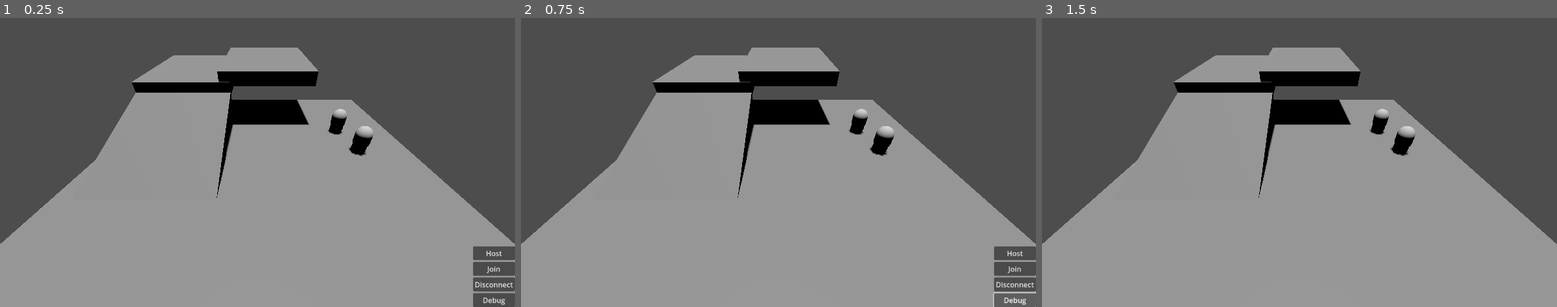
Above: before the commit, frames 1-3 (left to right).
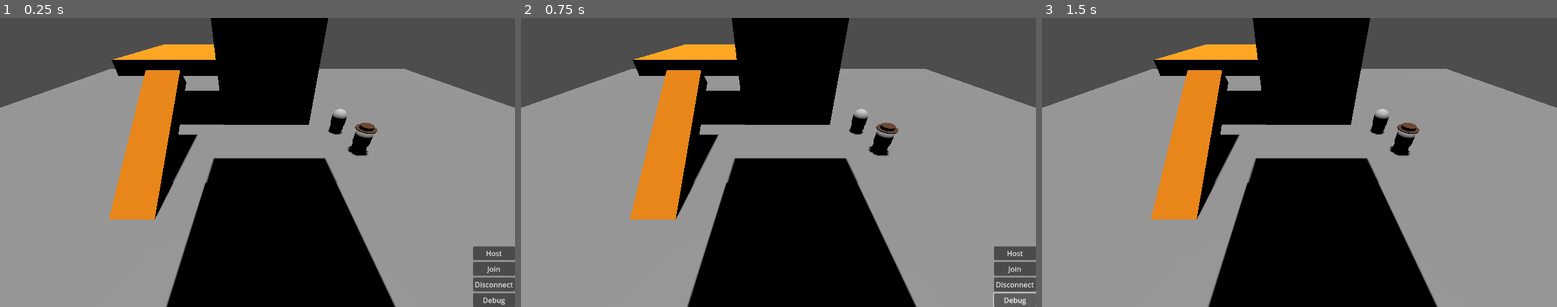
Above: after the commit, the same moments.

Repository: blondeman/congenial-soul
Game: Godot game, scene res://scenes/scene_manager.tscn
Two runs of this game, one before a commit and one after it. Both use one fixed random seed, a clock stepped at 60 frames per second and the inputs below.
Inputs:
- Up to frame 1 (0.25 s): no input
- Up to frame 2 (0.75 s): click "Debug" at 0.5 s
- Up to frame 3 (1.5 s): click "Host" at 1.25 s

The runs differ from the first frame. In frame 1, 50% of the frame differs, in the area x 0-100%, y 0-100%; in frame 2, 50%; in frame 3, 50%.
Error in both runs: Invalid access to property or key 'players' on a base object of type 'Node (PlayerManager.gd)'. (res://scripts/Lobby.gd:42)

Commit message:
wayfinder wall jump

Diff:
--- a/congenial-soul/scenes/game.tscn
+++ b/congenial-soul/scenes/game.tscn
@@ -1,21 +1,52 @@
-[gd_scene load_steps=7 format=3 uid="uid://eq1pgsn2bp3k"]
+[gd_scene load_steps=16 format=3 uid="uid://eq1pgsn2bp3k"]
 
 [ext_resource type="PackedScene" uid="uid://bevsw56gvujil" path="res://scenes/player/vessels/vessel.tscn" id="1_uwrxv"]
 [ext_resource type="PackedScene" uid="uid://b0d34532ljupb" path="res://scenes/player/vessels/wayfinder.tscn" id="2_yqjtg"]
 
 [sub_resource type="BoxShape3D" id="BoxShape3D_uwrxv"]
-size = Vector3(20, 1, 20)
+size = Vector3(50, 1, 50)
 
 [sub_resource type="BoxMesh" id="BoxMesh_uwrxv"]
 resource_local_to_scene = true
-size = Vector3(20, 1, 20)
+size = Vector3(50, 1, 50)
 
-[sub_resource type="BoxShape3D" id="BoxShape3D_8cj0n"]
+[sub_resource type="BoxShape3D" id="BoxShape3D_yqjtg"]
+size = Vector3(2, 1, 9)
+
+[sub_resource type="BoxMesh" id="BoxMesh_lnu2h"]
+resource_local_to_scene = true
+size = Vector3(2, 1, 9)
+
+[sub_resource type="StandardMaterial3D" id="StandardMaterial3D_yqjtg"]
+albedo_color = Color(0.97939104, 0.55951136, 7.315874e-06, 1)
+
+[sub_resource type="BoxShape3D" id="BoxShape3D_lbhrr"]
 size = Vector3(7, 1, 9)
 
-[sub_resource type="BoxMesh" id="BoxMesh_8cj0n"]
+[sub_resource type="BoxMesh" id="BoxMesh_iywne"]
 resource_local_to_scene = true
 size = Vector3(7, 1, 9)
+
+[sub_resource type="BoxShape3D" id="BoxShape3D_p57ef"]
+size = Vector3(7, 10, 9)
+
+[sub_resource type="BoxMesh" id="BoxMesh_u5sy4"]
+resource_local_to_scene = true
+size = Vector3(7, 10, 9)
+
+[sub_resource type="BoxShape3D" id="BoxShape3D_lnu2h"]
+size = Vector3(7, 10, 2)
+
+[sub_resource type="BoxMesh" id="BoxMesh_lbhrr"]
+resource_local_to_scene = true
+size = Vector3(7, 10, 2)
+
+[sub_resource type="BoxShape3D" id="BoxShape3D_iywne"]
+size = Vector3(7, 2, 7)
+
+[sub_resource type="BoxMesh" id="BoxMesh_p57ef"]
+resource_local_to_scene = true
+size = Vector3(7, 2, 7)
 
 [node name="game_world" type="Node3D"]
 
@@ -32,38 +63,65 @@
 transform = Transform3D(1, 0, 0, 0, 1, 0, 0, 0, 1, 0, -0.5, 0)
 mesh = SubResource("BoxMesh_uwrxv")
 
-[node name="floor2" type="StaticBody3D" parent="map"]
-transform = Transform3D(1, 0, 0, 0, 0.9524915, 0.30456507, 0, -0.30456507, 0.9524915, 5.4832106, 1.2383995, 0)
+[node name="block" type="StaticBody3D" parent="map"]
+transform = Transform3D(1, 2.1350768e-08, 1.0187456e-08, -2.3439165e-08, 0.8359606, 0.5487894, 3.2007605e-09, -0.5487894, 0.8359606, 5.4832106, 2.0936508, -1.8276823)
 
-[node name="CollisionShape3D" type="CollisionShape3D" parent="map/floor2"]
+[node name="CollisionShape3D" type="CollisionShape3D" parent="map/block"]
 transform = Transform3D(1, 0, 0, 0, 1, 0, 0, 0, 1, 0, -0.5, 0)
-shape = SubResource("BoxShape3D_8cj0n")
+shape = SubResource("BoxShape3D_yqjtg")
 
-[node name="MeshInstance3D" type="MeshInstance3D" parent="map/floor2"]
+[node name="MeshInstance3D" type="MeshInstance3D" parent="map/block"]
 transform = Transform3D(1, 0, 0, 0, 1, 2.6013366e-08, 0, -2.6013366e-08, 1, 0, -0.5, 0)
-mesh = SubResource("BoxMesh_8cj0n")
+mesh = SubResource("BoxMesh_lnu2h")
+surface_material_override/0 = SubResource("StandardMaterial3D_yqjtg")
 
-[node name="floor3" type="StaticBody3D" parent="map"]
-transform = Transform3D(1, 0, 0, 0, 0.9988634, 0.04766433, 0, -0.04766433, 0.9988634, 5.4832106, 3.5301297, 8.649468)
+[node name="block2" type="StaticBody3D" parent="map"]
+transform = Transform3D(1, 0, 0, 0, 1, 0, 0, 0, 1, 6.2333612, 4.728098, 8.649468)
 
-[node name="CollisionShape3D" type="CollisionShape3D" parent="map/floor3"]
+[node name="CollisionShape3D" type="CollisionShape3D" parent="map/block2"]
 transform = Transform3D(1, 0, 0, 0, 1, 0, 0, 0, 1, 0, -0.5, 0)
-shape = SubResource("BoxShape3D_8cj0n")
+shape = SubResource("BoxShape3D_lbhrr")
 
-[node name="MeshInstance3D" type="MeshInstance3D" parent="map/floor3"]
+[node name="MeshInstance3D" type="MeshInstance3D" parent="map/block2"]
 transform = Transform3D(1, 0, 0, 0, 1, 2.6013366e-08, 0, -2.6013366e-08, 1, 0, -0.5, 0)
-mesh = SubResource("BoxMesh_8cj0n")
+mesh = SubResource("BoxMesh_iywne")
+surface_material_override/0 = SubResource("StandardMaterial3D_yqjtg")
 
-[node name="floor4" type="StaticBody3D" parent="map"]
-transform = Transform3D(1, 0, 0, 0, 0.9988634, 0.04766433, 0, -0.04766433, 0.9988634, -0.71627474, 4.247388, 8.649468)
+[node name="block3" type="StaticBody3D" parent="map"]
+transform = Transform3D(1, 0, 0, 0, 1, 0, 0, 0, 1, -0.71627474, 5.2224865, 8.649468)
 
-[node name="CollisionShape3D" type="CollisionShape3D" parent="map/floor4"]
+[node name="CollisionShape3D" type="CollisionShape3D" parent="map/block3"]
 transform = Transform3D(1, 0, 0, 0, 1, 0, 0, 0, 1, 0, -0.5, 0)
-shape = SubResource("BoxShape3D_8cj0n")
+shape = SubResource("BoxShape3D_p57ef")
 
-[node name="MeshInstance3D" type="MeshInstance3D" parent="map/floor4"]
-transform = Transform3D(1, 0, 0, 0, 1, 2.6013366e-08, 0, -2.6013366e-08, 1, 0, -0.5, 0)
-mesh = SubResource("BoxMesh_8cj0n")
+[node name="MeshInstance3D" type="MeshInstance3D" parent="map/block3"]
+transform = Transform3D(1, 0, 0, 0, 1, 0, 0, 0, 1, 0, -0.5, 0)
+mesh = SubResource("BoxMesh_u5sy4")
+surface_material_override/0 = SubResource("StandardMaterial3D_yqjtg")
+
+[node name="block4" type="StaticBody3D" parent="map"]
+transform = Transform3D(1, 0, 0, 0, 1, 0, 0, 0, 1, -0.71627384, 12.461952, -1.5167176)
+
+[node name="CollisionShape3D" type="CollisionShape3D" parent="map/block4"]
+transform = Transform3D(1, 0, 0, 0, 1, 0, 0, 0, 1, 0, -0.5, 0)
+shape = SubResource("BoxShape3D_lnu2h")
+
+[node name="MeshInstance3D" type="MeshInstance3D" parent="map/block4"]
+transform = Transform3D(1, 0, 0, 0, 1, 0, 0, 0, 1, 0, -0.5, 0)
+mesh = SubResource("BoxMesh_lbhrr")
+surface_material_override/0 = SubResource("StandardMaterial3D_yqjtg")
+
+[node name="block5" type="StaticBody3D" parent="map"]
+transform = Transform3D(1, 0, 0, 0, 1, 0, 0, 0, 1, -0.7162734, 17.133213, -5.9199853)
+
+[node name="CollisionShape3D" type="CollisionShape3D" parent="map/block5"]
+transform = Transform3D(1, 0, 0, 0, 1, 0, 0, 0, 1, 0, -0.5, 0)
+shape = SubResource("BoxShape3D_iywne")
+
+[node name="MeshInstance3D" type="MeshInstance3D" parent="map/block5"]
+transform = Transform3D(1, 0, 0, 0, 1, 0, 0, 0, 1, 0, -0.5, 0)
+mesh = SubResource("BoxMesh_p57ef")
+surface_material_override/0 = SubResource("StandardMaterial3D_yqjtg")
 
 [node name="DirectionalLight3D" type="DirectionalLight3D" parent="."]
 transform = Transform3D(1, 0, 0, 0, -4.371139e-08, 1, 0, -1, -4.371139e-08, 0, 0, 0)
@@ -81,3 +139,4 @@
 
 [node name="wayfinder" parent="." instance=ExtResource("2_yqjtg")]
 transform = Transform3D(1, 0, 0, 0, 1, 0, 0, 0, 1, 6.5939064, 1, -0.30601653)
+wall_coyote_time = 0.15
--- a/congenial-soul/scenes/player/vessels/wayfinder.tscn
+++ b/congenial-soul/scenes/player/vessels/wayfinder.tscn
@@ -17,9 +17,23 @@
 shader = ExtResource("4_wv8dv")
 shader_parameter/base_color = Color(1, 1, 1, 1)
 
+[sub_resource type="CylinderMesh" id="CylinderMesh_0h66k"]
+top_radius = 0.6
+bottom_radius = 0.6
+height = 0.05
+
+[sub_resource type="StandardMaterial3D" id="StandardMaterial3D_wv8dv"]
+albedo_color = Color(0.38955814, 0.24640289, 0.1546027, 1)
+
+[sub_resource type="CylinderMesh" id="CylinderMesh_p3a5t"]
+top_radius = 0.4
+bottom_radius = 0.4
+height = 0.2
+
 [node name="wayfinder" instance=ExtResource("1_x7smh")]
 script = ExtResource("2_y86p1")
 glide_velocity = -2
+slide_velocity = -2
 
 [node name="MeshInstance3D" parent="graphics" index="0"]
 surface_material_override/0 = SubResource("ShaderMaterial_p3a5t")
@@ -29,3 +43,13 @@
 
 [node name="MeshInstance3D3" parent="graphics" index="2"]
 surface_material_override/0 = SubResource("ShaderMaterial_p3a5t")
+
+[node name="MeshInstance3D6" type="MeshInstance3D" parent="graphics" index="5"]
+transform = Transform3D(1, 0, 0, 0, 1, 0, 0, 0, 1, 0, 0.6217512, 0)
+mesh = SubResource("CylinderMesh_0h66k")
+surface_material_override/0 = SubResource("StandardMaterial3D_wv8dv")
+
+[node name="MeshInstance3D7" type="MeshInstance3D" parent="graphics" index="6"]
+transform = Transform3D(1, 0, 0, 0, 1, 0, 0, 0, 1, 0, 0.73560786, 0)
+mesh = SubResource("CylinderMesh_p3a5t")
+surface_material_override/0 = SubResource("StandardMaterial3D_wv8dv")
--- a/congenial-soul/scripts/player/vessels/Vessel.gd
+++ b/congenial-soul/scripts/player/vessels/Vessel.gd
@@ -1,12 +1,21 @@
 @abstract class_name Vessel extends CharacterBody3D
 
-@export var speed: float = 10
-@export var jump_force: float = 10
+@export_group("Movement")
+@export var speed: float = 8
+@export var ground_accel: float = 100
+@export var air_accel: float = 20
+@export var jump_force: float = 12
+@export var coyote_time := 0.15
+
+@export_group("References")
 @export var mesh: MeshInstance3D
 @export var graphics: Node3D
 @export var camera_target: Node3D
+
+@export_group("Colors")
 @export var default_color: Color = Color.LIGHT_GRAY
 
+var coyote_timer := 0.0
 var last_direction: Vector2 = Vector2.ZERO
 
 func _enter_tree():
@@ -46,25 +55,44 @@
 			velocity.z = 0
 		return
 
+	_process_vertical(delta)
 	_process_horizontal(delta)
-	_process_vertical(delta)
 	_process_abilities(delta)
 
 
 func _process_horizontal(delta: float):
-	var input_direction = Vector2(Input.get_axis("left", "right"), Input.get_axis("down", "up")).normalized()
-	var forward = -get_viewport().get_camera_3d().global_transform.basis.z
-	var right = get_viewport().get_camera_3d().global_transform.basis.x
+	var input_dir = Vector2(
+		Input.get_axis("left", "right"),
+		Input.get_axis("down", "up")
+	).normalized()
 
-	var direction = (right * input_direction.x) + (forward * input_direction.y)
-	direction.y = 0
-	direction = direction.normalized()
+	var cam := get_viewport().get_camera_3d()
+	var forward = -cam.global_transform.basis.z
+	var right = cam.global_transform.basis.x
 
-	velocity.x = direction.x * speed
-	velocity.z = direction.z * speed
+	var desired = (right * input_dir.x) + (forward * input_dir.y)
+	desired.y = 0
+	desired = desired.normalized()
 
-	if direction != Vector3.ZERO:
-		last_direction = Vector2(direction.x, direction.z)
+	var accel = 0
+	var target_speed = speed
+
+	if is_on_floor():
+		accel = ground_accel      # e.g. 20.0
+		velocity.x = desired.x * target_speed
+		velocity.z = desired.z * target_speed
+	else:
+		accel = air_accel
+
+		if desired != Vector3.ZERO:
+			var horizontal_vel = Vector3(velocity.x, 0, velocity.z)
+			horizontal_vel = horizontal_vel.move_toward(desired * target_speed, accel * delta)
+
+			velocity.x = horizontal_vel.x
+			velocity.z = horizontal_vel.z
+
+	if velocity.x != 0 and velocity.z != 0:
+		last_direction = Vector2(velocity.x, velocity.z)
 
 	var target_angle = atan2(-last_direction.y, last_direction.x) - PI/2
 	var current_quaternion = Quaternion(graphics.transform.basis)
@@ -75,10 +103,20 @@
 
 func _process_vertical(delta: float):
 	if is_on_floor():
-		if Input.is_action_just_pressed("jump"):
-			velocity.y = jump_force
+		coyote_timer = coyote_time
 	else:
+		coyote_timer -= delta
+		coyote_timer = max(coyote_timer, 0.0)
 		velocity.y += get_gravity().y * delta
+
+	if Input.is_action_just_pressed("jump"):
+		if coyote_timer > 0.0:
+			jump()
+
+
+func jump():
+	coyote_timer = 0
+	velocity.y = jump_force
 
 
 func _process_abilities(_delta: float):
--- a/congenial-soul/scripts/player/vessels/WayfinderVessel.gd
+++ b/congenial-soul/scripts/player/vessels/WayfinderVessel.gd
@@ -1,6 +1,13 @@
 extends Vessel
 
 @export var glide_velocity = -2
+@export var slide_velocity = -2
+@export var wall_coyote_time := 0.15
+
+var wall_coyote_timer := 0.0
+var stored_velocity: Vector3
+var last_wall_normal: Vector3
+
 
 func _use_ability_one():
 	print("ONE")
@@ -15,11 +22,37 @@
 
 
 func _process_vertical(delta: float):
+	if is_on_wall_only():
+		stored_velocity = velocity
+		last_wall_normal = get_last_slide_collision().get_normal()
+		wall_coyote_timer = wall_coyote_time
+	else:
+		wall_coyote_timer = max(wall_coyote_timer - delta, 0.0)
+
 	if is_on_floor():
-		if Input.is_action_just_pressed("jump"):
-			velocity.y = jump_force
+		coyote_timer = coyote_time
 	else:
-		if Input.is_action_pressed("jump") and velocity.y <= glide_velocity:
-			velocity.y = glide_velocity
-		else:
-			velocity.y += get_gravity().y * delta
+		coyote_timer = max(coyote_timer - delta, 0.0)
+
+	if Input.is_action_pressed("jump") and velocity.y <= glide_velocity:
+		velocity.y = glide_velocity
+	elif is_on_wall_only() and velocity.y < slide_velocity:
+		velocity.y = slide_velocity
+	else:
+		velocity.y += get_gravity().y * delta
+
+	if Input.is_action_just_pressed("jump"):
+		if wall_coyote_timer > 0.0:
+			var velocity_normal = stored_velocity.normalized()
+			var alignment = velocity_normal.dot(last_wall_normal)
+			if alignment < 0.5:
+				stored_velocity = -last_wall_normal * jump_force
+			velocity = stored_velocity.bounce(last_wall_normal)
+			jump()
+		elif coyote_timer > 0.0:
+			jump()
+
+
+func jump():
+	super()
+	wall_coyote_timer = 0
Not shown: 1 places in congenial-soul/scenes/player/vessels/wayfinder.tscn that only renumber resources
